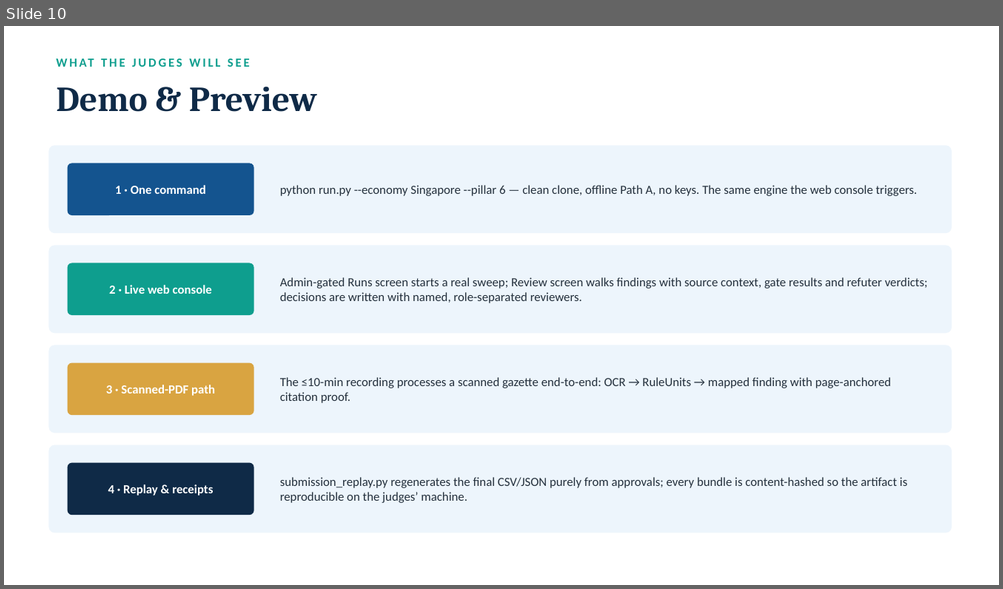
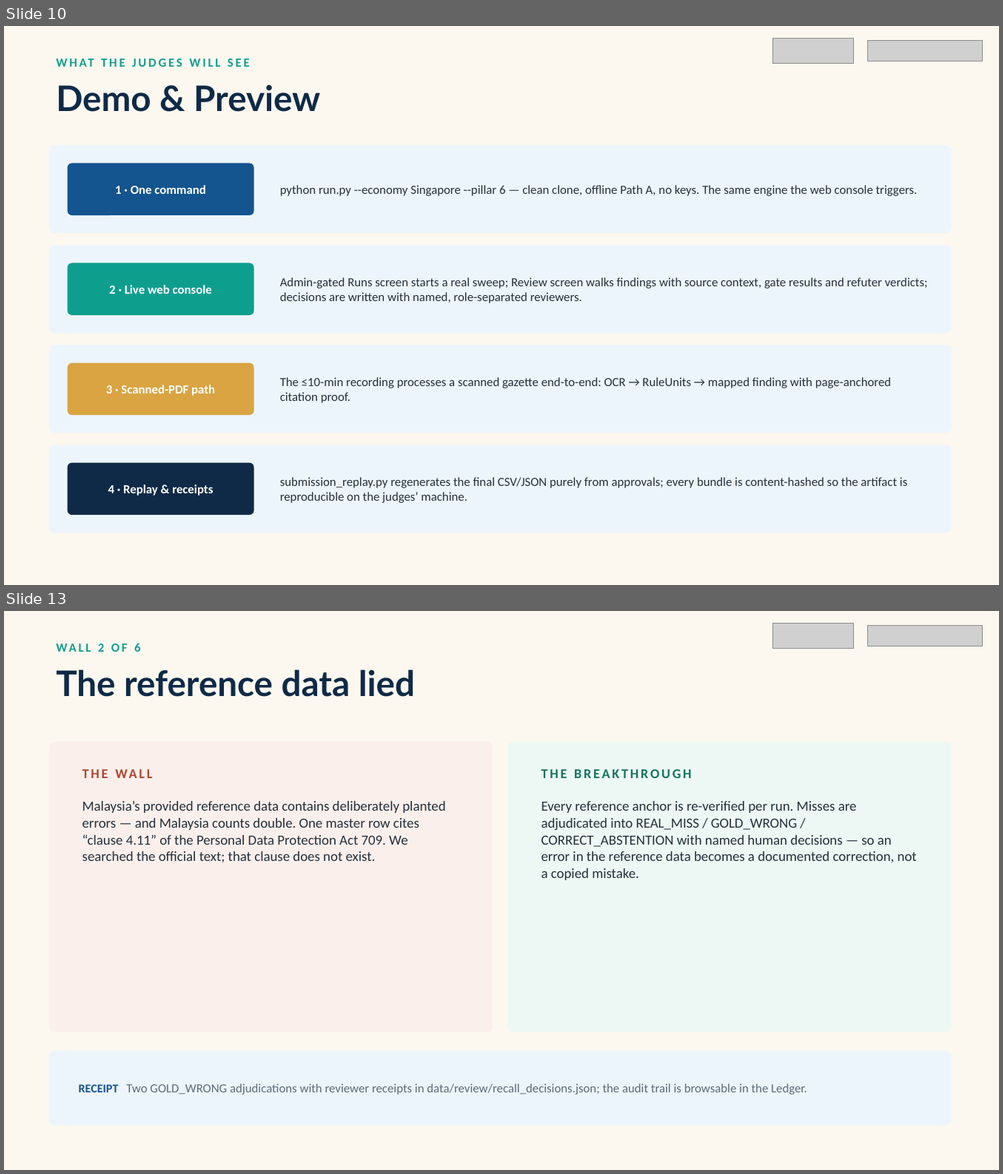
Before and after one commit to nafew0/ClauseChain, a slide deck: ClauseChain_Pitch_Deck.pptx. Shown one above the other, each under a label of ours: slide 10 before the commit, slides 10 and 13 after it; the slides between them are not shown. The pictures are 1003x589 and 1003x1174 pixels, drawn with LibreOffice and Linux fonts; fonts in the diff are those of the drawing; grey boxes stand for pictures; background and template pictures are left out. Boxes give left, top, right and bottom in pixels: in the first picture for what was removed or moved away, otherwise in the second. Text is boxed around its words. In the diff, an @@ line names an element or a change of style, - is before the commit and + after.

```diff
--- a/ClauseChain_Pitch_Deck.pptx
+++ b/ClauseChain_Pitch_Deck.pptx
@@ slide 13 added at (4, 611, 999, 1170), background #FCF8EF @@
@@ picture added at (772, 623, 854, 648) @@
@@ picture added at (868, 625, 983, 646) @@
@@ text added at (98, 643, 140, 652), 12 pt, text #0E9E8E, bold @@
+WALL 2 OF 6
@@ text added at (56, 669, 415, 697), 34 pt, text #0F2A47, bold @@
+The reference data lied
@@ rounded rectangle added at (48, 741, 492, 1033), fill #FBEFEC @@
@@ rounded rectangle added at (508, 741, 951, 1033), fill #EDF8F4 @@
@@ text added at (75, 760, 463, 786), 13 pt, text #B0452F, bold @@
+THE WALL
@@ text added at (541, 769, 691, 778), 13 pt, text #15745F, bold @@
+THE BREAKTHROUGH
@@ text added at (82, 801, 445, 863), 13.5 pt, text #24303C @@
+Malaysia’s provided reference data contains deliberately planted errors — and Malaysia counts double. One master row cites “clause 4.11” of the Personal Data Protection Act 709. We searched the official text; that clause does not exist.
@@ text added at (541, 801, 916, 880), 13.5 pt, text #24303C @@
+Every reference anchor is re-verified per run. Misses are adjudicated into REAL_MISS / GOLD_WRONG / CORRECT_ABSTENTION with named human decisions — so an error in the reference data becomes a documented correction, not a copied mistake.
@@ rounded rectangle added at (48, 1051, 951, 1126), fill #EDF5FC @@
@@ text added at (79, 1084, 807, 1095), 12 pt, text #5C6B7A @@
+RECEIPT Two GOLD_WRONG adjudications with reviewer receipts in data/review/recall_decisions.json; the audit trail is browsable in the Ledger.
@@ slide 10 changed as well @@
@@ background #FFFFFF to #FCF8EF @@
@@ picture added at (772, 38, 854, 63) @@
@@ picture added at (868, 40, 983, 61) @@
@@ text "Demo & Preview" at (56, 84, 320, 112): font Cambria to Lato @@
```
Also in this commit, not shown: 14 other slides changed, 13 other slides added, 2 slides removed.
